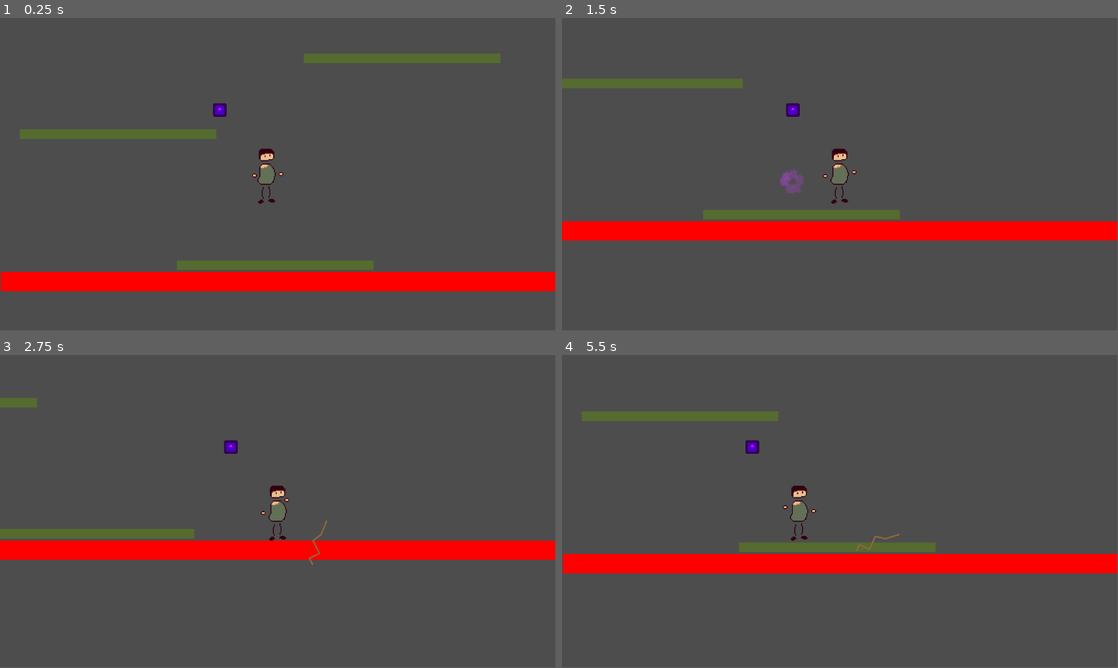
Above: before the commit, frames 1-4 (two rows, left to right).
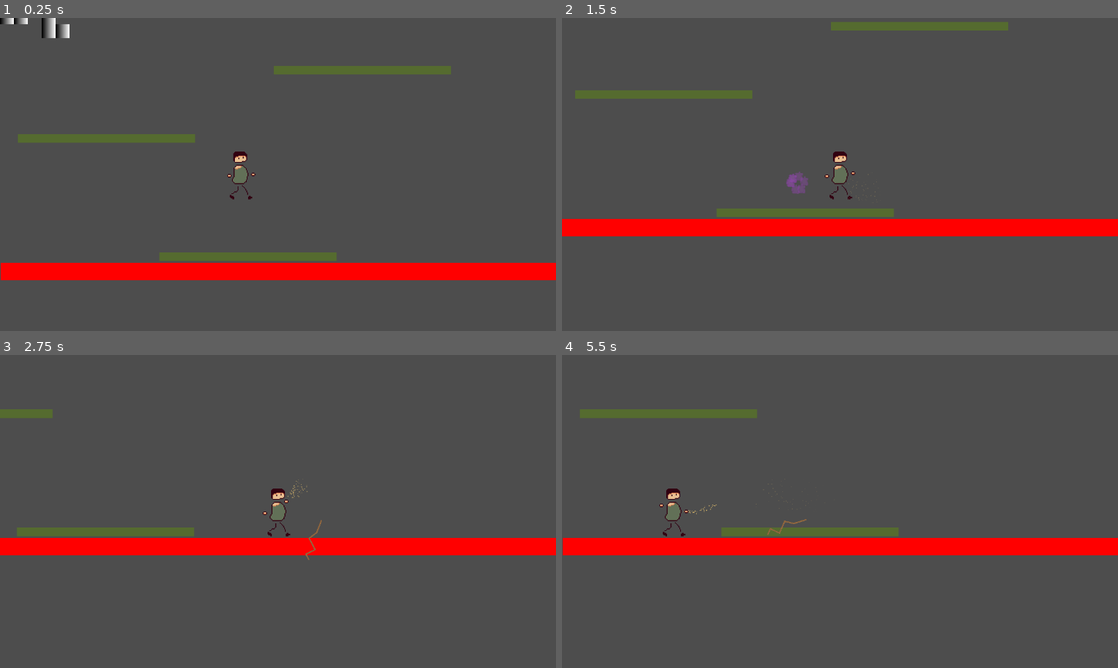
Above: after the commit, the same moments.

Repository: deejai/GodotWildJam55
Game: Godot game, scene res://Demo.tscn
Same seed, same stepped clock (60 frames per second), same inputs: the game is played once before the commit and once after it. The engine's default icon, where the game draws it, is replaced by a stand-in: a white triangle on a blue panel in a dark square.
Inputs (mouse positions are in pixels of both pictures, inside the frame that each line leads up to):
- Up to frame 1 (0.25 s): no input
- Up to frame 2 (1.5 s): move the mouse to (962, 158) at 0.52 s; hold D (walk_right) 0.53-1.28 s; right-click (962, 158) at 0.6 s; move the mouse to (728, 190) at 1.27 s; hold A (walk_left) from 1.28 s (still down); tap Space (explode) at 1.35 s
- Up to frame 3 (2.75 s): right-click (166, 527) at 1.55 s; move the mouse to (333, 442) at 2.02 s; release A (walk_left) at 2.03 s; hold D (walk_right) from 2.03 s (still down); click (333, 442) at 2.1 s; right-click (333, 442) at 2.3 s
- Up to frame 4 (5.5 s): move the mouse to (812, 574) at 2.77 s; right-click (812, 574) at 2.85 s; tap Enter at 3.5 s; move the mouse to (1006, 558) at 3.52 s; release D (walk_right) at 3.53 s; hold A (walk_left) from 3.53 s (still down); right-click (1006, 558) at 3.6 s; tap Space (explode) at 4.25, 4.35 s; move the mouse to (673, 464) at 4.27 s; right-click (673, 464) at 4.55 s; move the mouse to (867, 511) at 5.02 s; click (867, 511) at 5.1 s; right-click (867, 511) at 5.3 s
In our replay, the window is 799x449 before the commit and 800x450 after it. These sizes can differ from the game's own. Grey fills any space a smaller window leaves; there, only what the larger window draws over its background counts as a difference.

The runs differ from the first frame. In frame 1, 11% of the frame differs, in the area x 0-100%, y 0-88%; in frame 2, 5.8%; in frame 3, 3.7%; in frame 4, 13%, in the area x 0-100%, y 17-70%.
Error after the commit: Parse Error: Expected "in" or ":" after "for" variable name. (res://Objects/DudRope.gd:19)

Commit message:
dude walks now. random other stuff

Diff:
--- a/Characters/Player.gd
+++ b/Characters/Player.gd
@@ -17,8 +17,10 @@
 
 @onready var bomb_timer: Timer = $Body/BombCooldown
 @onready var bomb: Sprite2D = $Body/BombSprite
-@onready var bomb_explosion_particles: PackedScene = load("res://Objects/ExplosionParticles.tscn")
+@onready var bomb_explosion_particles: PackedScene = load("res://Particles/ExplodeMove.tscn")
 @onready var explode_move_player: AudioStreamPlayer2D = $ExplodeMovePlayer
+
+@onready var sand: PackedScene = load("res://Particles/SandThrow.tscn")
 
 @onready var rope_shoot_player: AudioStreamPlayer2D = $RopeShootPlayer
 @onready var rope_dud_player: AudioStreamPlayer2D = $RopeDudPlayer
@@ -70,6 +72,12 @@
 		bomb_timer.start()
 		explode_move_player.play()
 		apply_central_impulse(-bomb.position.normalized() * 800.0)
+
+	if Input.is_action_just_pressed("throw"):
+		var new_sand = sand.instantiate()
+		new_sand.position = dir_to_mouse * 20.0
+		new_sand.rotation = dir_to_mouse.angle()
+		add_child(new_sand)
 
 	var direction = Input.get_axis("walk_left", "walk_right")
 	if direction:
--- a/Characters/Player.tscn
+++ b/Characters/Player.tscn
@@ -1,9 +1,9 @@
-[gd_scene load_steps=15 format=3 uid="uid://becahrjgy1o5x"]
+[gd_scene load_steps=19 format=3 uid="uid://becahrjgy1o5x"]
 
 [ext_resource type="Script" path="res://Characters/Player.gd" id="1_xhoo1"]
 [ext_resource type="Texture2D" uid="uid://csoroq68sa8tx" path="res://Assets/Sprites/body.png" id="2_q4mt7"]
 [ext_resource type="Texture2D" uid="uid://biqaq6oaxo2a3" path="res://Assets/Sprites/hand.png" id="3_3hueq"]
-[ext_resource type="Texture2D" uid="uid://06a2ssilkjty" path="res://icon.svg" id="4_lpi0l"]
+[ext_resource type="Texture2D" uid="uid://5u6v4y6ofotc" path="res://Assets/Sprites/legs_sheet.png" id="5_aj0qm"]
 [ext_resource type="Texture2D" uid="uid://1u58q3hnhemd" path="res://Assets/Sprites/legs.png" id="5_utam8"]
 [ext_resource type="Texture2D" uid="uid://dg46etplbcls2" path="res://Assets/Sprites/head.png" id="6_gpyie"]
 [ext_resource type="AudioStream" uid="uid://7tc7fmbii67p" path="res://Assets/SFX/bfough.mp3" id="7_ulwaa"]
@@ -17,9 +17,25 @@
 atlas = ExtResource("5_utam8")
 region = Rect2(0, 0, 26, 19)
 
-[sub_resource type="AtlasTexture" id="AtlasTexture_g036t"]
-atlas = ExtResource("5_utam8")
-region = Rect2(0, 0, 26, 19)
+[sub_resource type="AtlasTexture" id="AtlasTexture_8mknh"]
+atlas = ExtResource("5_aj0qm")
+region = Rect2(0, 0, 32, 32)
+
+[sub_resource type="AtlasTexture" id="AtlasTexture_j8n7u"]
+atlas = ExtResource("5_aj0qm")
+region = Rect2(32, 0, 32, 32)
+
+[sub_resource type="AtlasTexture" id="AtlasTexture_rcp5p"]
+atlas = ExtResource("5_aj0qm")
+region = Rect2(64, 0, 32, 32)
+
+[sub_resource type="AtlasTexture" id="AtlasTexture_t7rfx"]
+atlas = ExtResource("5_aj0qm")
+region = Rect2(96, 0, 32, 32)
+
+[sub_resource type="AtlasTexture" id="AtlasTexture_ghd7c"]
+atlas = ExtResource("5_aj0qm")
+region = Rect2(32, 0, 32, 32)
 
 [sub_resource type="SpriteFrames" id="SpriteFrames_niif6"]
 animations = [{
@@ -33,7 +49,19 @@
 }, {
 "frames": [{
 "duration": 1.0,
-"texture": SubResource("AtlasTexture_g036t")
+"texture": SubResource("AtlasTexture_8mknh")
+}, {
+"duration": 1.0,
+"texture": SubResource("AtlasTexture_j8n7u")
+}, {
+"duration": 1.0,
+"texture": SubResource("AtlasTexture_rcp5p")
+}, {
+"duration": 1.0,
+"texture": SubResource("AtlasTexture_t7rfx")
+}, {
+"duration": 1.0,
+"texture": SubResource("AtlasTexture_ghd7c")
 }],
 "loop": true,
 "name": &"walk",
@@ -76,12 +104,6 @@
 scale = Vector2(2, 2)
 texture = ExtResource("3_3hueq")
 
-[node name="lastpin" type="Sprite2D" parent="."]
-modulate = Color(1, 0, 1, 1)
-position = Vector2(-97, -133)
-scale = Vector2(0.21875, 0.21875)
-texture = ExtResource("4_lpi0l")
-
 [node name="Hand_L" type="Node2D" parent="."]
 z_index = 10
 position = Vector2(-25, 3)
@@ -94,9 +116,12 @@
 position = Vector2(0, 42)
 
 [node name="AnimatedSprite2D" type="AnimatedSprite2D" parent="Legs"]
+position = Vector2(0, -15)
 scale = Vector2(2, 2)
 sprite_frames = SubResource("SpriteFrames_niif6")
 animation = &"walk"
+frame_progress = 0.285049
+speed_scale = 2.0
 
 [node name="Head" type="Node2D" parent="."]
 position = Vector2(0, -40)
@@ -138,8 +163,8 @@
 one_shot = true
 
 [node name="GroundCast" type="RayCast2D" parent="."]
-position = Vector2(0, 54)
-target_position = Vector2(0, 14)
+position = Vector2(0, 46)
+target_position = Vector2(0, 18)
 collision_mask = 2
 
 [connection signal="timeout" from="Body/BombCooldown" to="." method="_on_bomb_cooldown_timeout"]
--- /dev/null
+++ b/Construction/NormalWall.tscn
@@ -0,0 +1,19 @@
+[gd_scene load_steps=4 format=3 uid="uid://do7qtihu6y18"]
+
+[sub_resource type="Gradient" id="Gradient_bdh3r"]
+
+[sub_resource type="GradientTexture2D" id="GradientTexture2D_7cde4"]
+gradient = SubResource("Gradient_bdh3r")
+width = 32
+height = 32
+
+[sub_resource type="RectangleShape2D" id="RectangleShape2D_2prn3"]
+size = Vector2(32, 32)
+
+[node name="Sprite2D" type="Sprite2D"]
+texture = SubResource("GradientTexture2D_7cde4")
+
+[node name="NormalWall" type="StaticBody2D" parent="."]
+
+[node name="CollisionShape2D" type="CollisionShape2D" parent="NormalWall"]
+shape = SubResource("RectangleShape2D_2prn3")
--- a/Demo.tscn
+++ b/Demo.tscn
@@ -1,8 +1,9 @@
-[gd_scene load_steps=9 format=3 uid="uid://b8g766i615uel"]
+[gd_scene load_steps=12 format=3 uid="uid://b8g766i615uel"]
 
 [ext_resource type="Script" path="res://Demo.gd" id="1_c2b6g"]
 [ext_resource type="PackedScene" uid="uid://becahrjgy1o5x" path="res://Characters/Player.tscn" id="1_rurpj"]
 [ext_resource type="Script" path="res://Objects/Grabbable.gd" id="2_fhm0t"]
+[ext_resource type="PackedScene" uid="uid://do7qtihu6y18" path="res://Construction/NormalWall.tscn" id="4_xbwc3"]
 
 [sub_resource type="PhysicsMaterial" id="PhysicsMaterial_fcfpm"]
 
@@ -14,6 +15,13 @@
 [sub_resource type="WorldBoundaryShape2D" id="WorldBoundaryShape2D_ndywe"]
 
 [sub_resource type="WorldBoundaryShape2D" id="WorldBoundaryShape2D_u3p7y"]
+
+[sub_resource type="TileSetScenesCollectionSource" id="TileSetScenesCollectionSource_j2vt5"]
+scenes/2/scene = ExtResource("4_xbwc3")
+
+[sub_resource type="TileSet" id="TileSet_fkbfu"]
+tile_size = Vector2i(32, 32)
+sources/0 = SubResource("TileSetScenesCollectionSource_j2vt5")
 
 [node name="Demo" type="Node2D"]
 script = ExtResource("1_c2b6g")
@@ -115,3 +123,8 @@
 offset_right = 3683.0
 offset_bottom = 685.0
 color = Color(1, 0, 0, 1)
+
+[node name="TileMap" type="TileMap" parent="."]
+tile_set = SubResource("TileSet_fkbfu")
+format = 2
+layer_0/tile_data = PackedInt32Array(0, 0, 131072, 65536, 0, 131072, 131072, 0, 131072, 131073, 0, 131072, 65537, 0, 131072, 65538, 0, 131072, 65539, 0, 131072, 65540, 0, 131072, 131075, 0, 131072, 196611, 0, 131072, 196612, 0, 131072)
--- /dev/null
+++ b/Objects/DudRope.gd
@@ -0,0 +1,19 @@
+extends RigidBody2D
+
+var segments: float = 60.0
+var amplitude: float = 30.0
+var period: float = 15.0
+
+var time_elapsed: float = 0.0
+
+# Called when the node enters the scene tree for the first time.
+func _ready():
+	wiggle()
+
+# Called every frame. 'delta' is the elapsed time since the previous frame.
+func _process(delta):
+	time_elapsed += delta
+	wiggle()
+
+func wiggle():
+	for i len
--- a/Objects/DudRope.tscn
+++ b/Objects/DudRope.tscn
@@ -1,12 +1,14 @@
-[gd_scene load_steps=3 format=3 uid="uid://ddt60bg1xnwbs"]
+[gd_scene load_steps=4 format=3 uid="uid://ddt60bg1xnwbs"]
 
 [ext_resource type="Texture2D" uid="uid://doqxo84m24h0k" path="res://Assets/Sprites/ropetile.png" id="1_6opua"]
+[ext_resource type="Script" path="res://Objects/DudRope.gd" id="1_glw2t"]
 
 [sub_resource type="CircleShape2D" id="CircleShape2D_gubs4"]
 
 [node name="DudRope" type="RigidBody2D"]
 collision_layer = 0
 collision_mask = 0
+script = ExtResource("1_glw2t")
 
 [node name="Line2D" type="Line2D" parent="."]
 points = PackedVector2Array(-19, 17, -13, 3, 8, 13, 20, -14, 41, -9, 70, -18)
--- a/Objects/ExplosionParticles.tscn
+++ b/Particles/ExplodeMove.tscn
@@ -1,7 +1,7 @@
-[gd_scene load_steps=6 format=3 uid="uid://fnnf7t37lx4c"]
+[gd_scene load_steps=6 format=3 uid="uid://d0fftaqsytyke"]
 
-[ext_resource type="Texture2D" uid="uid://ctw67mvxuqdnf" path="res://Assets/Sprites/purple_cloud.png" id="1_o7brf"]
-[ext_resource type="Script" path="res://Objects/ExplosionParticles.gd" id="2_vl32q"]
+[ext_resource type="Texture2D" uid="uid://ctw67mvxuqdnf" path="res://Assets/Sprites/purple_cloud.png" id="1_au4hy"]
+[ext_resource type="Script" path="res://Particles/OneShotParticles.gd" id="2_g0ccn"]
 
 [sub_resource type="Gradient" id="Gradient_tip1p"]
 colors = PackedColorArray(1, 1, 1, 1, 1, 1, 1, 0)
@@ -26,9 +26,9 @@
 scale = Vector2(0.265625, 0.265625)
 emitting = false
 process_material = SubResource("ParticleProcessMaterial_voif7")
-texture = ExtResource("1_o7brf")
+texture = ExtResource("1_au4hy")
 lifetime = 0.25
 one_shot = true
 explosiveness = 0.95
 randomness = 0.81
-script = ExtResource("2_vl32q")
+script = ExtResource("2_g0ccn")
--- /dev/null
+++ b/Particles/SandThrow.tscn
@@ -0,0 +1,29 @@
+[gd_scene load_steps=5 format=3 uid="uid://c26utf8faeta7"]
+
+[ext_resource type="Script" path="res://Particles/OneShotParticles.gd" id="1_qkld6"]
+
+[sub_resource type="Gradient" id="Gradient_p8ggk"]
+colors = PackedColorArray(1, 1, 1, 1, 1, 1, 1, 0)
+
+[sub_resource type="GradientTexture1D" id="GradientTexture1D_a75ul"]
+gradient = SubResource("Gradient_p8ggk")
+
+[sub_resource type="ParticleProcessMaterial" id="ParticleProcessMaterial_tvb1q"]
+particle_flag_disable_z = true
+spread = 15.0
+gravity = Vector3(0, 98, 0)
+initial_velocity_min = 100.0
+initial_velocity_max = 200.0
+orbit_velocity_min = 0.0
+orbit_velocity_max = 0.0
+scale_max = 2.0
+color = Color(0.815686, 0.694118, 0.411765, 1)
+color_ramp = SubResource("GradientTexture1D_a75ul")
+
+[node name="SandThrow" type="GPUParticles2D"]
+emitting = false
+amount = 64
+process_material = SubResource("ParticleProcessMaterial_tvb1q")
+one_shot = true
+explosiveness = 0.8
+script = ExtResource("1_qkld6")
--- a/project.godot
+++ b/project.godot
@@ -14,6 +14,11 @@
 run/main_scene="res://Demo.tscn"
 config/features=PackedStringArray("4.0", "GL Compatibility")
 config/icon="res://icon.svg"
+
+[display]
+
+window/size/viewport_width=1280
+window/size/viewport_height=720
 
 [input]
 
Binary file added: Assets/Sprites/WalkCycle_Draft.png
Not shown, added: Assets/Sprites/WalkCycle_Draft.png.import
Binary file added: Assets/Sprites/legs_sheet.png
Not shown, added: Assets/Sprites/legs_sheet.png.import
Renamed: Objects/ExplosionParticles.gd -> Particles/OneShotParticles.gd
